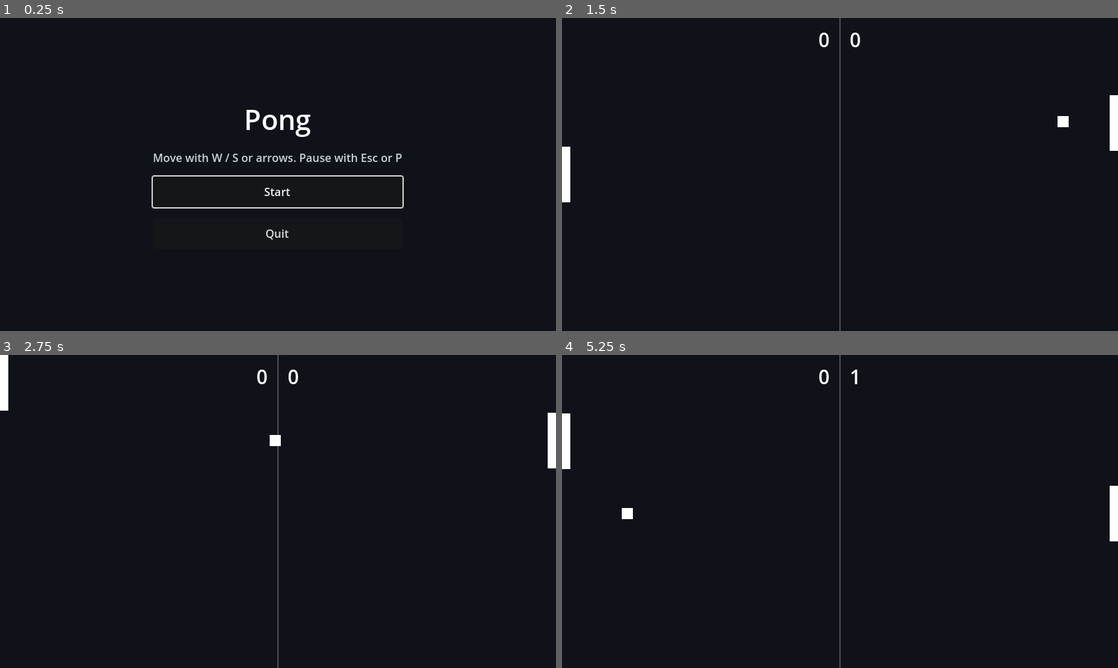
Above: before the commit, frames 1-4 (two rows, left to right).
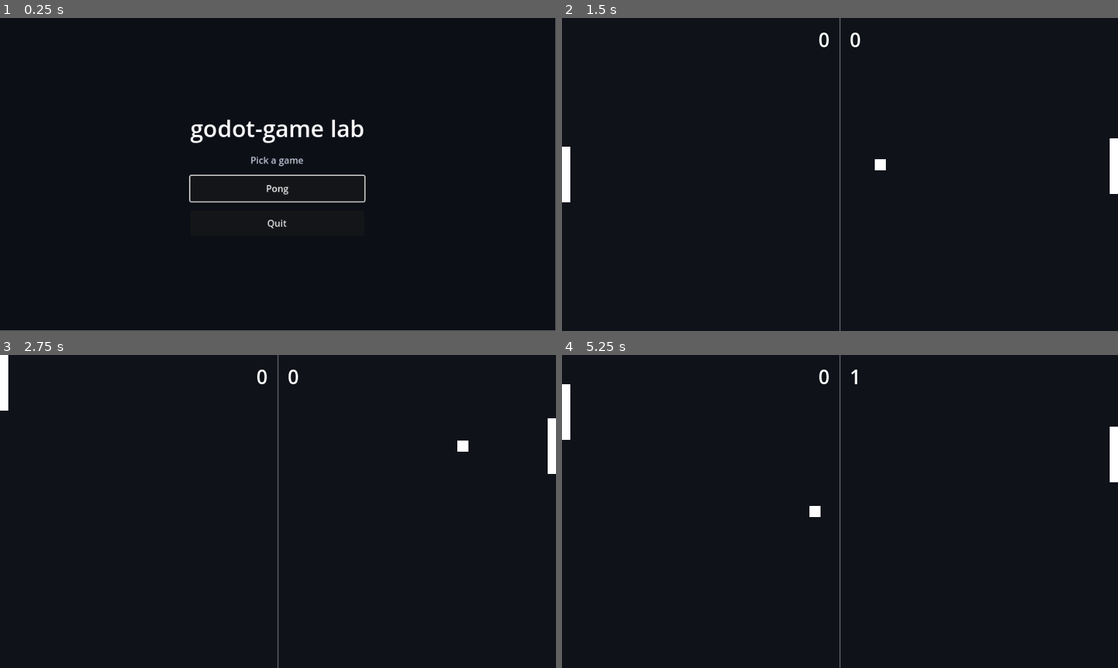
Above: after the commit, the same moments.

Repository: kblaszki/godot-game
Game: Godot game, scene res://lab/lab_host.tscn
The game is run twice, just before and just after one commit, with the same random seed, the same clock (stepped at 60 frames per second) and the same inputs. Before the commit the project starts from res://games/pong/app/host.tscn.
Inputs (mouse positions are in pixels of both pictures, inside the frame that each line leads up to):
- Up to frame 1 (0.25 s): no input
- Up to frame 2 (1.5 s): click (840, 190) at 0.5 s, where only the run after the commit has a clickable "Pong"; click (840, 193) at 1.25 s, where only the run after the commit has a clickable "Start"
- Up to frame 3 (2.75 s): tap Enter (ui_accept) at 2, 2.27 s; move the mouse to (400, 495) at 2.02 s; hold W (pong_move_up) from 2.03 s (still down); hold Shift from 2.03 s (still down); click (400, 495) at 2.17 s
- Up to frame 4 (5.25 s): release W (pong_move_up) at 2.75 s; release Shift at 2.75 s; drag from (728, 527) to (812, 574) at 2.77 s; move the mouse to (895, 442) at 3.52 s; hold W (pong_move_up) 3.53-4.25 s; tap Ctrl at 3.6 s; click (895, 442) at 3.67 s; drag from (812, 574) to (673, 464) at 4.27 s; move the mouse to (1006, 558) at 5.02 s; hold S (pong_move_down) from 5.03 s (still down); tap Alt at 5.1 s; click (1006, 558) at 5.17 s
In our replay, in frame 1 the window is 800x450 before the commit and 799x449 after it. These sizes can differ from the game's own. Grey fills any space a smaller window leaves; there, only what the larger window draws over its background counts as a difference.

The runs differ from the first frame. In frame 1, 2.5% of the frame differs, in the area x 27-73%, y 29-71%; in frame 2, 0.6%; in frame 3, 0.2%; in frame 4, 1.0%.

Commit message:
Add nested lab launcher and return-to-lab quit.
Main scene is the lab host; Pong loads as a nested game host and Quit returns to the launcher instead of exiting the process.

Diff:
--- a/engine/empty_boot.tscn
+++ /dev/null
@@ -1,3 +0,0 @@
-[gd_scene format=3]
-
-[node name="EmptyBoot" type="Node"]
--- a/games/pong/app/host.gd
+++ b/games/pong/app/host.gd
@@ -13,7 +13,8 @@
 	var node: Node = get_parent()
 	while node != null:
 		if node.has_method("return_to_launcher"):
-			node.call("return_to_launcher")
+			# Defer so this host is not freed mid-_flush.
+			node.call_deferred("return_to_launcher")
 			return
 		node = node.get_parent()
 	get_tree().quit()
--- /dev/null
+++ b/lab/lab_host.gd
@@ -0,0 +1,18 @@
+extends "res://lab/layered_host.gd"
+
+const LAUNCHER_PATH := "res://lab/launcher.tscn"
+const DEFAULT_SIZE := Vector2i(960, 540)
+
+
+func _boot() -> void:
+	get_window().size = DEFAULT_SIZE
+	submit(SceneRequest.replace(LAUNCHER_PATH))
+
+
+func return_to_launcher() -> void:
+	submit(SceneRequest.replace(LAUNCHER_PATH))
+	_flush()
+
+
+func _on_quit_requested() -> void:
+	get_tree().quit()
--- /dev/null
+++ b/lab/lab_host.tscn
@@ -0,0 +1,21 @@
+[gd_scene load_steps=2 format=3]
+
+[ext_resource type="Script" path="res://lab/lab_host.gd" id="1_lab"]
+
+[node name="LabHost" type="Control"]
+layout_mode = 3
+anchors_preset = 15
+anchor_right = 1.0
+anchor_bottom = 1.0
+grow_horizontal = 2
+grow_vertical = 2
+script = ExtResource("1_lab")
+
+[node name="Content" type="Control" parent="."]
+layout_mode = 1
+anchors_preset = 15
+anchor_right = 1.0
+anchor_bottom = 1.0
+grow_horizontal = 2
+grow_vertical = 2
+mouse_filter = 2
--- /dev/null
+++ b/lab/launcher.gd
@@ -0,0 +1,43 @@
+extends Control
+
+## Registry of playable games for the lab shell. Add a row per new game host.
+const GAMES := [
+	{"title": "Pong", "host_path": "res://games/pong/app/host.tscn"},
+]
+
+@onready var _column: VBoxContainer = $Center/Column
+
+
+func _ready() -> void:
+	for entry in GAMES:
+		var button := Button.new()
+		button.custom_minimum_size = Vector2(280, 44)
+		button.text = str(entry["title"])
+		var path := str(entry["host_path"])
+		button.pressed.connect(_on_game_pressed.bind(path))
+		_column.add_child(button)
+		if _column.get_child_count() == 3:
+			# Title + Hint are first; first game button gets focus.
+			button.grab_focus()
+	var quit := Button.new()
+	quit.custom_minimum_size = Vector2(280, 44)
+	quit.text = "Quit"
+	quit.pressed.connect(_on_quit_pressed)
+	_column.add_child(quit)
+
+
+func _on_game_pressed(host_path: String) -> void:
+	_submit(SceneRequest.replace(host_path))
+
+
+func _on_quit_pressed() -> void:
+	_submit(SceneRequest.quit())
+
+
+func _submit(req: SceneRequest) -> void:
+	var node: Node = get_parent()
+	while node != null:
+		if node.has_method("submit"):
+			node.call("submit", req)
+			return
+		node = node.get_parent()
--- /dev/null
+++ b/lab/launcher.tscn
@@ -0,0 +1,48 @@
+[gd_scene load_steps=2 format=3]
+
+[ext_resource type="Script" path="res://lab/launcher.gd" id="1_launcher"]
+
+[node name="Launcher" type="Control"]
+layout_mode = 3
+anchors_preset = 15
+anchor_right = 1.0
+anchor_bottom = 1.0
+grow_horizontal = 2
+grow_vertical = 2
+script = ExtResource("1_launcher")
+
+[node name="Background" type="ColorRect" parent="."]
+layout_mode = 1
+anchors_preset = 15
+anchor_right = 1.0
+anchor_bottom = 1.0
+grow_horizontal = 2
+grow_vertical = 2
+mouse_filter = 2
+color = Color(0.05, 0.06, 0.09, 1)
+
+[node name="Center" type="CenterContainer" parent="."]
+layout_mode = 1
+anchors_preset = 15
+anchor_right = 1.0
+anchor_bottom = 1.0
+grow_horizontal = 2
+grow_vertical = 2
+
+[node name="Column" type="VBoxContainer" parent="Center"]
+layout_mode = 2
+theme_override_constants/separation = 16
+
+[node name="Title" type="Label" parent="Center/Column"]
+layout_mode = 2
+theme_override_colors/font_color = Color(1, 1, 1, 1)
+theme_override_font_sizes/font_size = 40
+text = "godot-game lab"
+horizontal_alignment = 1
+
+[node name="Hint" type="Label" parent="Center/Column"]
+layout_mode = 2
+theme_override_colors/font_color = Color(0.75, 0.78, 0.84, 1)
+theme_override_font_sizes/font_size = 16
+text = "Pick a game"
+horizontal_alignment = 1
--- a/project.godot
+++ b/project.godot
@@ -8,7 +8,7 @@
 config/name="godot-game"
 config/description="Godot 4 GDScript multi-game lab (headless sim + app scenes)."
 config/features=PackedStringArray("4.3", "Forward Plus")
-run/main_scene="res://games/pong/app/host.tscn"
+run/main_scene="res://lab/lab_host.tscn"
 
 [editor_plugins]
 
--- /dev/null
+++ b/tests/lab/lab_host_flow_test.gd
@@ -0,0 +1,49 @@
+extends GutTest
+
+const LAB_HOST_PATH := "res://lab/lab_host.tscn"
+const LAUNCHER_PATH := "res://lab/launcher.tscn"
+const PONG_HOST_PATH := "res://games/pong/app/host.tscn"
+
+
+func test_lab_boot_should_show_launcher() -> void:
+	var lab: Node = load(LAB_HOST_PATH).instantiate()
+	add_child_autofree(lab)
+	await wait_frames(1)
+	var content: Node = lab.get_node("Content")
+	assert_eq(content.get_child_count(), 1)
+	assert_eq(str(content.get_child(0).get_meta("scene_path")), LAUNCHER_PATH)
+
+
+func test_return_to_launcher_should_replace_pong_host() -> void:
+	var lab: Node = load(LAB_HOST_PATH).instantiate()
+	add_child_autofree(lab)
+	await wait_frames(1)
+	var content: Node = lab.get_node("Content")
+
+	lab.submit(SceneRequest.replace(PONG_HOST_PATH))
+	lab._flush()
+	assert_eq(content.get_child_count(), 1)
+	assert_eq(str(content.get_child(0).get_meta("scene_path")), PONG_HOST_PATH)
+
+	lab.return_to_launcher()
+	assert_eq(content.get_child_count(), 1)
+	assert_eq(str(content.get_child(0).get_meta("scene_path")), LAUNCHER_PATH)
+
+
+func test_pong_quit_should_return_to_launcher_when_nested() -> void:
+	var lab: Node = load(LAB_HOST_PATH).instantiate()
+	add_child_autofree(lab)
+	await wait_frames(1)
+	var content: Node = lab.get_node("Content")
+
+	lab.submit(SceneRequest.replace(PONG_HOST_PATH))
+	lab._flush()
+	await wait_frames(1)
+	var pong: Node = content.get_child(0)
+	assert_eq(str(pong.get_meta("scene_path")), PONG_HOST_PATH)
+
+	pong.submit(SceneRequest.quit())
+	pong._flush()
+	await wait_frames(1)
+	assert_eq(content.get_child_count(), 1)
+	assert_eq(str(content.get_child(0).get_meta("scene_path")), LAUNCHER_PATH)
Not shown, changed: docs/explanation/architecture.md
Not shown, changed: docs/how-to/add-a-game.md
Not shown, changed: docs/index.md
Not shown, added: docs/reference/lab-shell.md
Not shown, changed: docs/reference/source-layout.md
Not shown, changed: games/pong/docs/explanation/flow.md
Not shown, changed: games/pong/docs/reference/app.md
